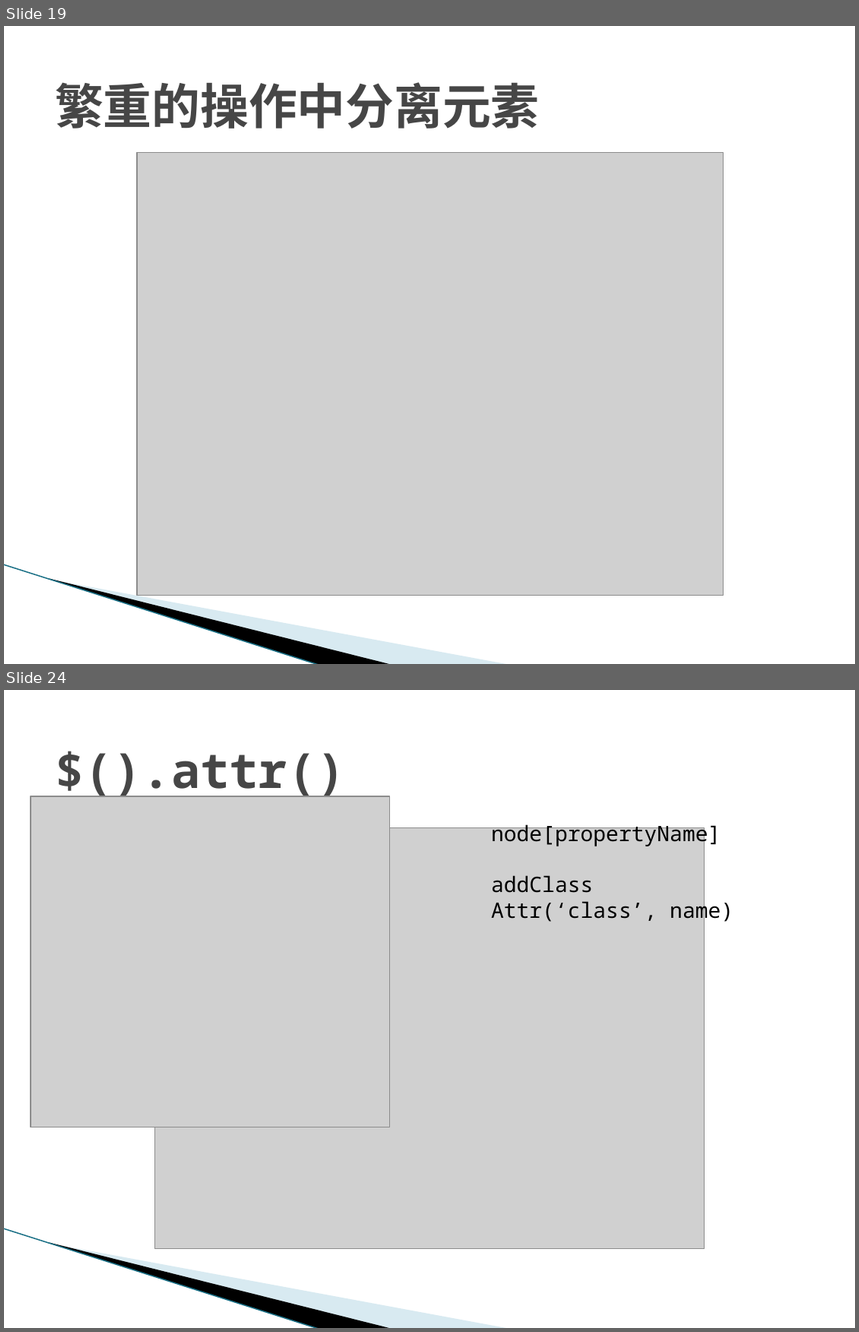
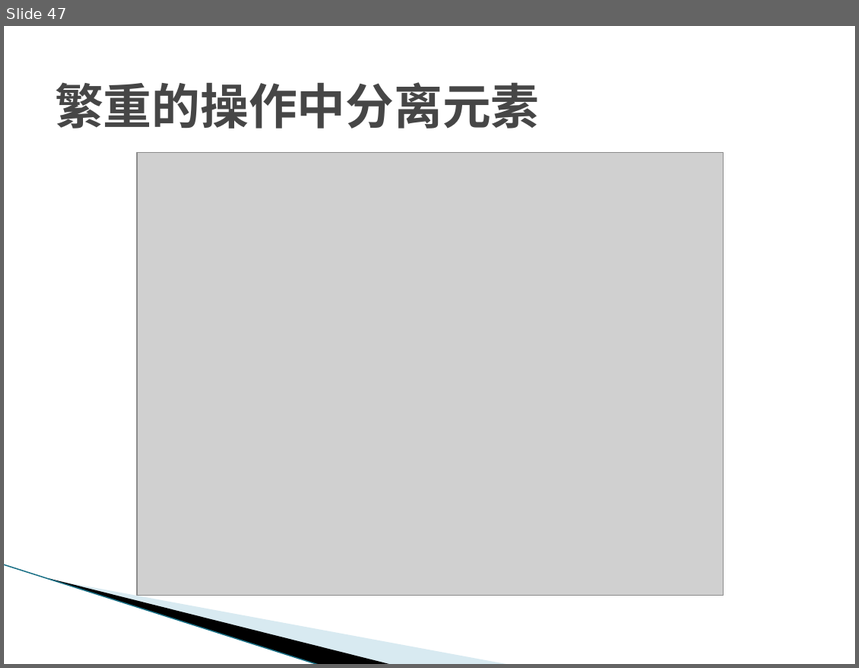
Before and after one commit to temberature/squery, a slide deck: doc/jQuery源码鉴赏.pptx. Shown one above the other, each under a label of ours: slides 19 and 24 before the commit, slide 47 after it; the slides between them are not shown. The pictures are 859x1332 and 859x668 pixels, drawn with LibreOffice and Linux fonts; fonts in the diff are those of the drawing; grey boxes stand for pictures; background and template pictures are left out. Boxes give left, top, right and bottom in pixels: in the first picture for what was removed or moved away, otherwise in the second. Text is boxed around its words. In the diff, an @@ line names an element or a change of style, - is before the commit and + after.

```diff
--- a/doc/jQuery源码鉴赏.pptx
+++ b/doc/jQuery源码鉴赏.pptx
@@ slide 24 removed at (x1=4, y1=690, x2=855, y2=1328), background #FFFFFF; not listed: 3 template elements that a slide beside it also shows @@
@@ title removed at (x1=55, y1=751, x2=346, y2=801) @@
-$().attr()
@@ picture removed at (x1=31, y1=796, x2=389, y2=1128) @@
@@ text removed at (x1=491, y1=821, x2=734, y2=924) @@
-node[propertyName]
-addClass
-Attr(‘class’, name)
@@ picture removed at (x1=154, y1=828, x2=704, y2=1249) @@
@@ what was slide 19 is now slide 47 @@
```
Also in this commit, not shown: 8 slides changed, 28 slides added, 6 other slides removed, 24 other files.
